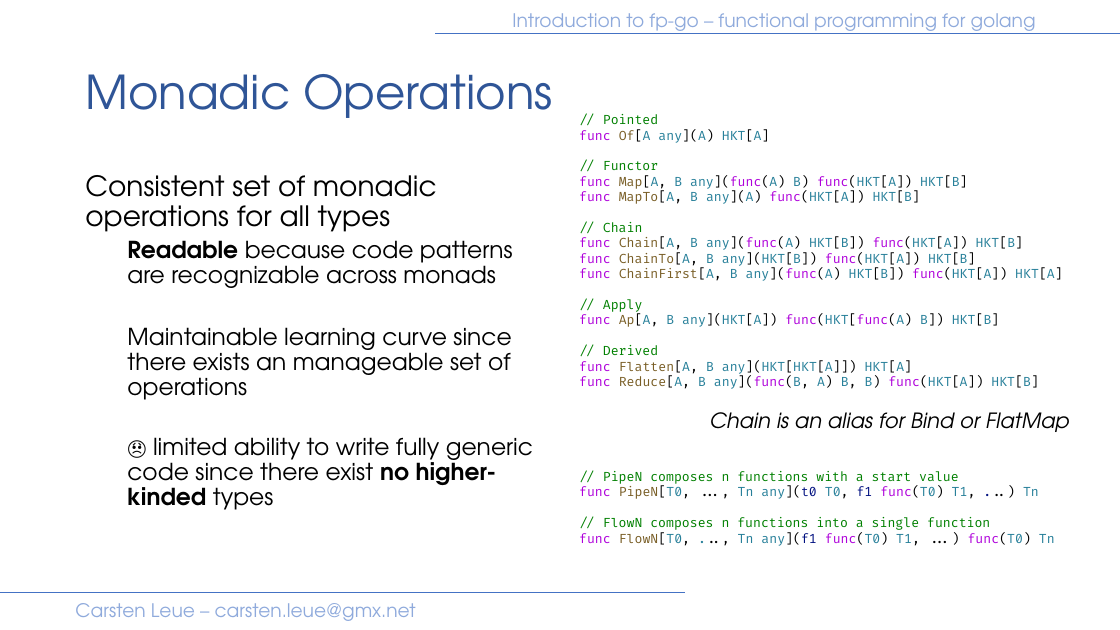
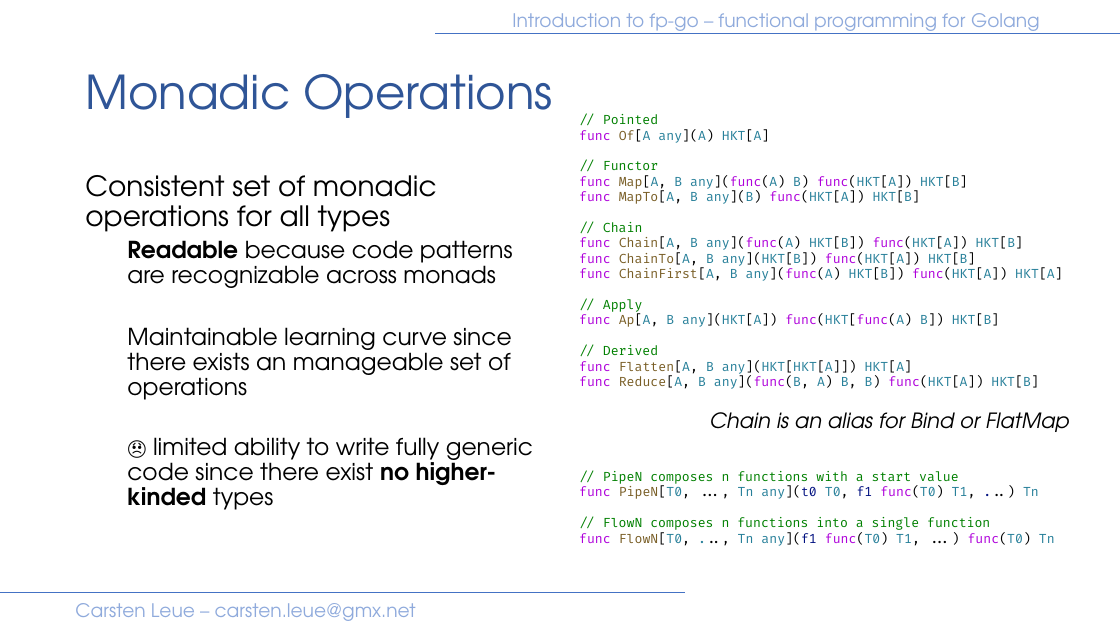
Before and after one commit to IBM/fp-go, a slide deck: slide 20 of samples/presentation/introduction.pptx. Drawn at 1120x630 pixels with LibreOffice and Linux fonts; fonts in the diff are those of the drawing. Boxes give left, top, right and bottom in pixels: in the first picture for what was removed or moved away, otherwise in the second. Text is boxed around its words. In the diff, an @@ line names an element or a change of style, - is before the commit and + after.

```diff
--- a/samples/presentation/introduction.pptx
+++ b/samples/presentation/introduction.pptx
@@ text at <box>512,13,1040,34</box>: text changed @@
-Introduction to fp-go – functional programming for golang
+Introduction to fp-go – functional programming for Golang
@@ text at <box>579,191,921,204</box>: text changed @@
-func MapTo[A, B any](A) func(HKT[A]) HKT[B]
+func MapTo[A, B any](B) func(HKT[A]) HKT[B]
```
Also in this commit, not shown: 42 other slides changed, 1 other file.
